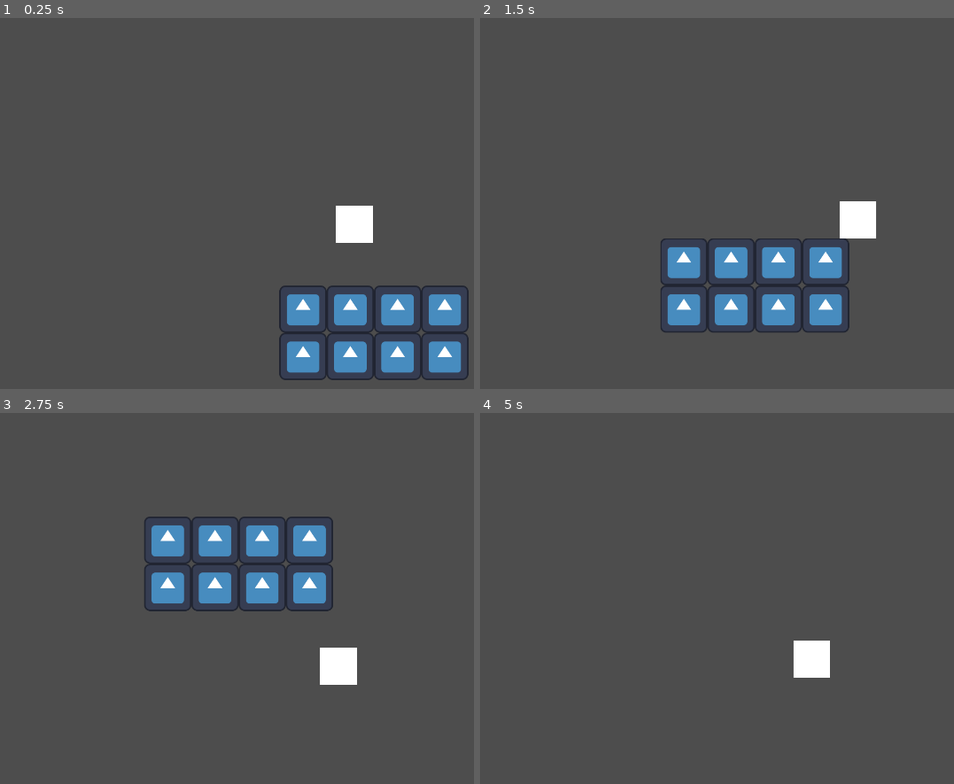
Above: before the commit, frames 1-4 (two rows, left to right).
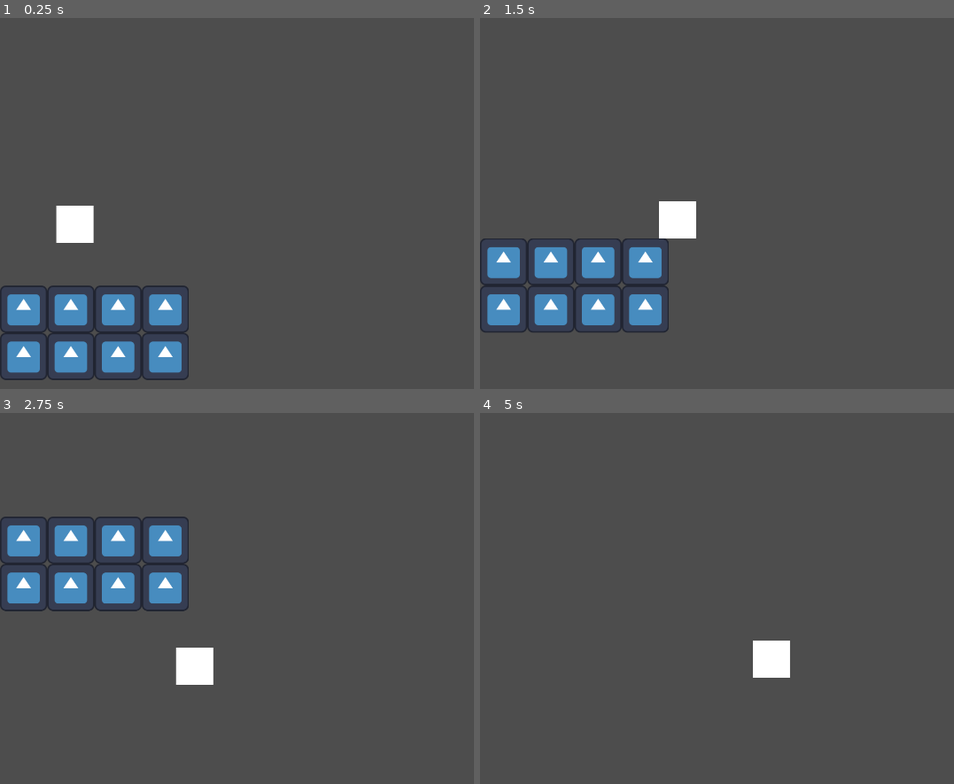
Above: after the commit, the same moments.

Repository: LitheFulminare/Operation-Venulysian
Game: Godot game, scene res://Game scenes/Prototyping.tscn
The game is run twice, just before and just after one commit, with the same random seed, the same clock (stepped at 60 frames per second) and the same inputs. The engine's default icon, where the game draws it, is replaced by a stand-in: a white triangle on a blue panel in a dark square.
Inputs:
- Up to frame 1 (0.25 s): no input
- Up to frame 2 (1.5 s): hold D (Right) from 0.53 s (still down); tap W (Up) at 0.77 s
- Up to frame 3 (2.75 s): tap W (Up) at 1.52 s; release D (Right) at 2.03 s; hold A (Left) from 2.03 s (still down)
- Up to frame 4 (5 s): release A (Left) at 2.78 s; hold D (Right) 2.78-4.28 s; tap W (Up) at 3.02, 3.77, 4.52 s; hold A (Left) from 4.28 s (still down)

The runs differ from the first frame. In frame 1, 14% of the frame differs, in the area x 0-99%, y 50-98%; in frame 2, 13%; in frame 3, 11%; in frame 4, 1.6%.

Commit message:
camera smoothing & PlayerVars autoload

Diff:
--- a/Operation Venulysian/Player/player.tscn
+++ b/Operation Venulysian/Player/player.tscn
@@ -16,6 +16,8 @@
 
 [node name="Camera2D" type="Camera2D" parent="."]
 process_callback = 0
+limit_left = 0
+limit_top = 0
 position_smoothing_enabled = true
 
 [node name="ColorRect" type="ColorRect" parent="."]
--- /dev/null
+++ b/Operation Venulysian/Player/player_vars.gd
@@ -0,0 +1,11 @@
+extends Node
+
+
+# Called when the node enters the scene tree for the first time.
+func _ready() -> void:
+	pass # Replace with function body.
+
+
+# Called every frame. 'delta' is the elapsed time since the previous frame.
+func _process(delta: float) -> void:
+	pass
--- a/Operation Venulysian/project.godot
+++ b/Operation Venulysian/project.godot
@@ -14,6 +14,10 @@
 run/main_scene="uid://d0jw7un8xrfh"
 config/features=PackedStringArray("4.4", "Forward Plus")
 config/icon="res://icon.svg"
+
+[autoload]
+
+PlayerVars="*res://Player/player_vars.gd"
 
 [display]
 
Not shown, added: Operation Venulysian/Player/player_vars.gd.uid
